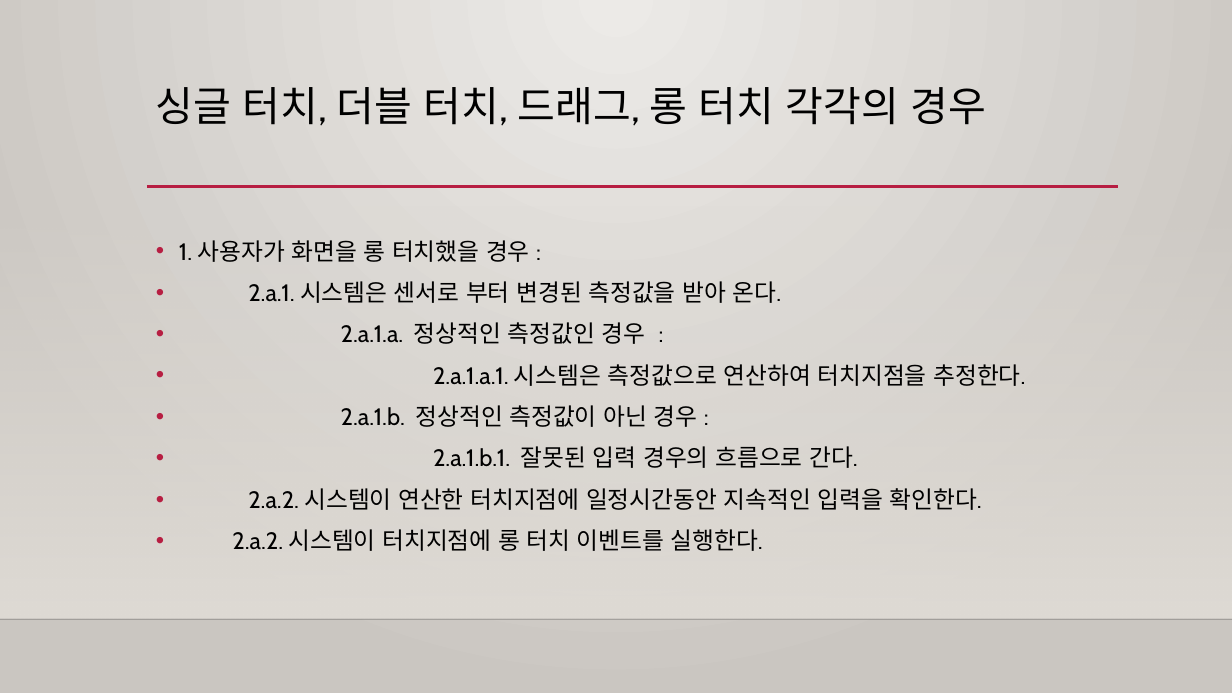
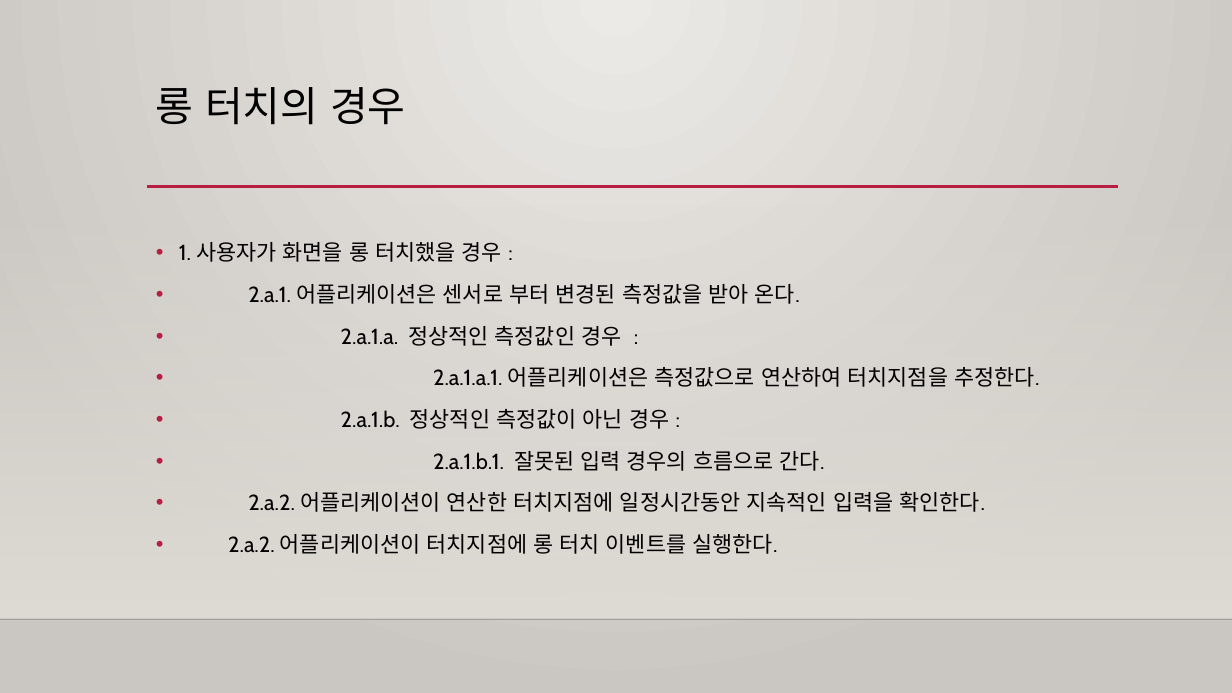
Before and after one commit to Capstone-Design/Documents, a slide deck: slide 10 of 캡스톤디자인발표 17.10.19.pptx (slide 9 before the commit). Drawn at 1232x693 pixels with LibreOffice and Linux fonts; fonts in the diff are those of the drawing; background and template pictures are left out. Boxes give left, top, right and bottom in pixels: in the first picture for what was removed or moved away, otherwise in the second. Text is boxed around its words. In the diff, an @@ line names an element or a change of style, - is before the commit and + after.

```diff
--- a/캡스톤디자인발표 17.10.19.pptx
+++ b/캡스톤디자인발표 17.10.19.pptx
@@ title at (156, 87, 406, 125): text changed @@
-싱글 터치, 더블 터치, 드래그, 롱 터치 각각의 경우
+롱 터치의 경우
@@ text at (179, 242, 825, 471): size 18.5 to 17 pt in "1. 사용자가 화면을 롱 터치했을 경우 :", "2.a.1.a. 정상적인 측정값인 경우 :", "2.a.1.b. 정상적인 측정값이 아닌 경우 :", "2.a.1.b.1. 잘못된 입력 경우의 흐름으로 간다."; line spacing 1 to 1.1 @@
@@ text at (248, 284, 800, 304): text changed; size 18.5 to 17 pt @@
-• 2.a.1. 시스템은 센서로 부터 변경된 측정값을 받아 온다.
+• 2.a.1. 어플리케이션은 센서로 부터 변경된 측정값을 받아 온다.
@@ text at (433, 367, 1039, 387): text changed; size 18.5 to 17 pt @@
-• 2.a.1.a.1. 시스템은 측정값으로 연산하여 터치지점을 추정한다.
+• 2.a.1.a.1. 어플리케이션은 측정값으로 연산하여 터치지점을 추정한다.
@@ text at (228, 491, 985, 554): text changed; size 18.5 to 17 pt @@
-• 2.a.2. 시스템이 연산한 터치지점에 일정시간동안 지속적인 입력을 확인한다.
-• 2.a.2. 시스템이 터치지점에 롱 터치 이벤트를 실행한다.
+• 2.a.2. 어플리케이션이 연산한 터치지점에 일정시간동안 지속적인 입력을 확인한다.
+• 2.a.2. 어플리케이션이 터치지점에 롱 터치 이벤트를 실행한다.
```
Also in this commit, not shown: 9 other slides changed, 4 slides added.
